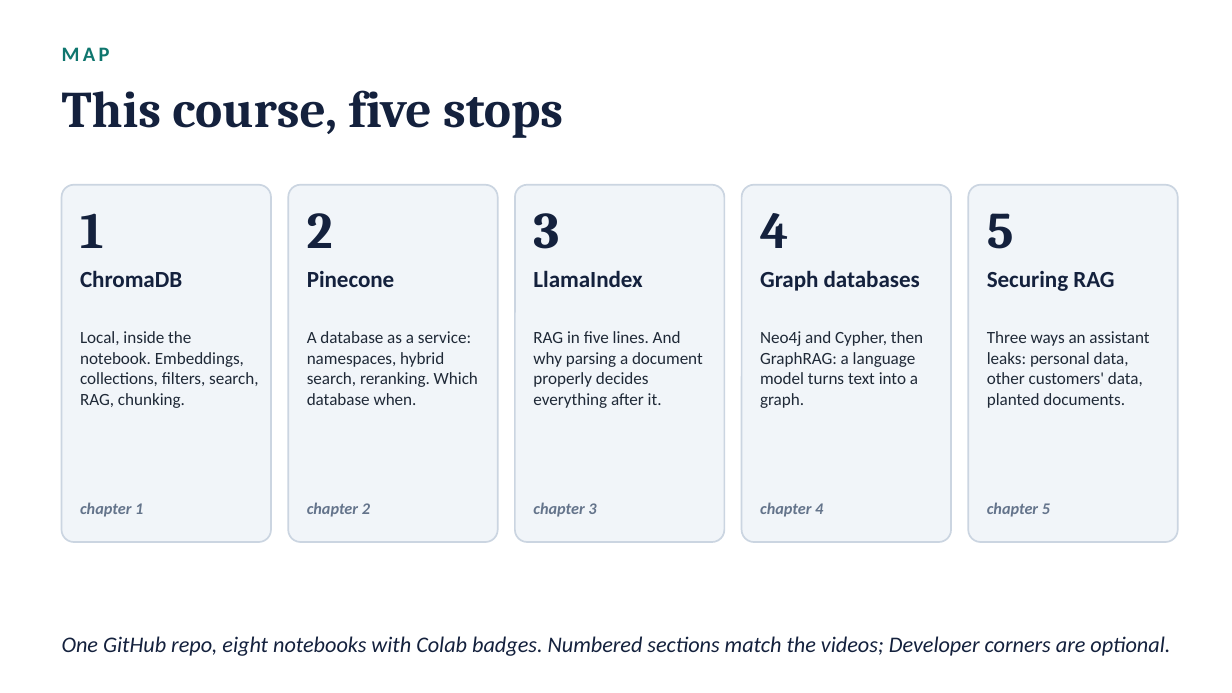
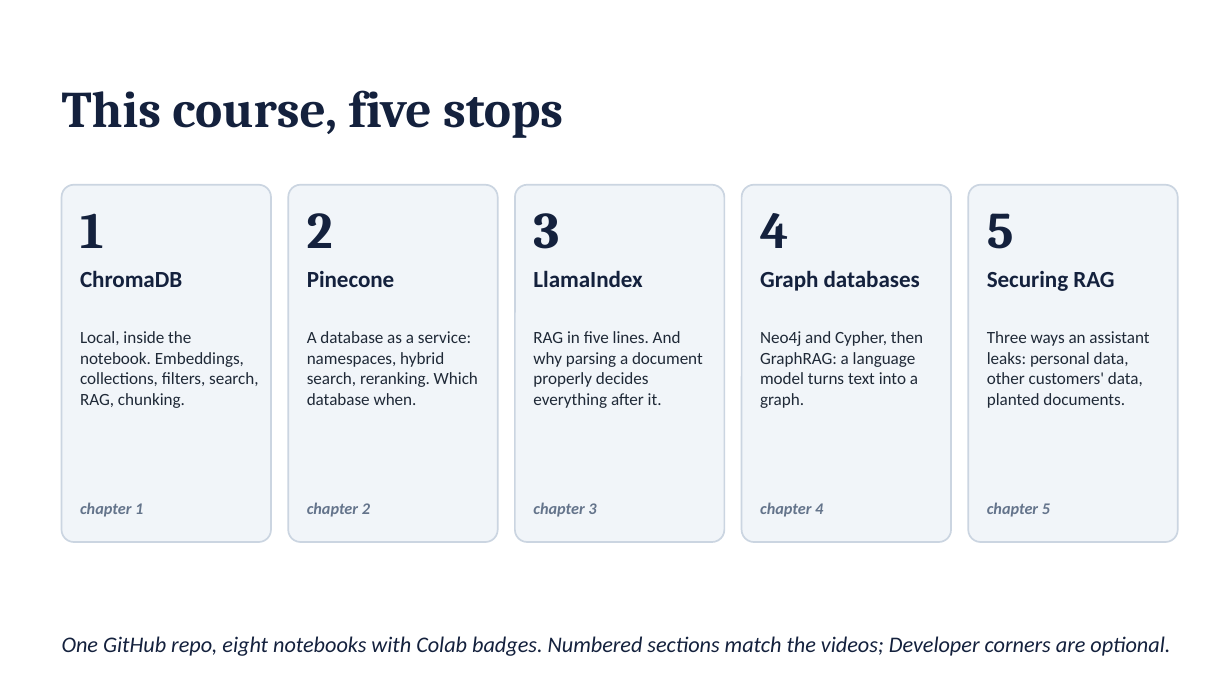
Before and after one commit to robertbarcik/vector_databases-tutorial, a slide deck: slide 6 of 0_vector_databases_intro.pptx. Drawn at 1232x693 pixels with LibreOffice and Linux fonts; fonts in the diff are those of the drawing. Boxes give left, top, right and bottom in pixels: in the first picture for what was removed or moved away, otherwise in the second. Text is boxed around its words. In the diff, an @@ line names an element or a change of style, - is before the commit and + after.

```diff
--- a/0_vector_databases_intro.pptx
+++ b/0_vector_databases_intro.pptx
@@ text removed at [62, 47, 110, 61] @@
-MAP
```
Also in this commit, not shown: 6 other slides changed.
